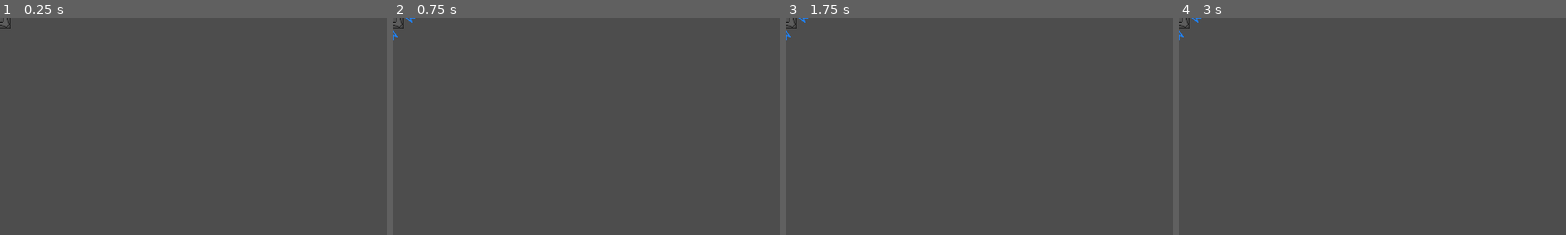
Above: before the commit, frames 1-4 (left to right).
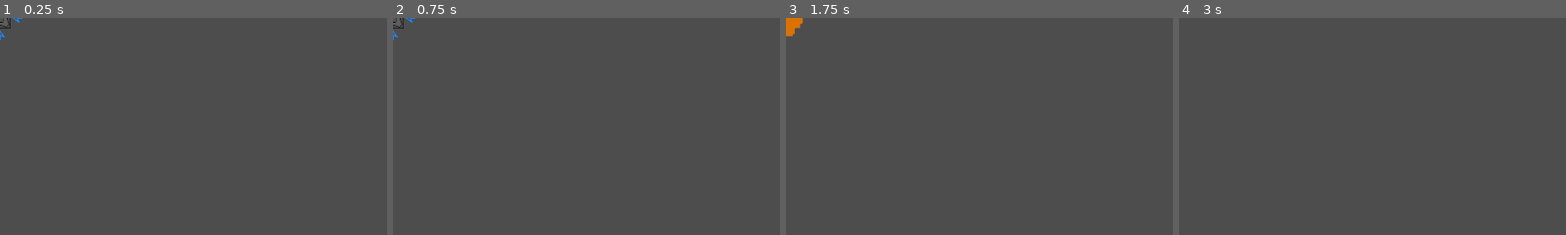
Above: after the commit, the same moments.

Repository: CesarGabriel26/Space-Factory
Game: Godot game, scene res://src/scenes/machines/trash.tscn
The game is run twice, just before and just after one commit, with the same random seed, the same clock (stepped at 60 frames per second) and the same inputs. This scene is started directly instead of the project's main scene.
Inputs (mouse positions are % of the whole screen's width and height, from its top left):
- Up to frame 1 (0.25 s): no input
- Up to frame 2 (0.75 s): tap Enter at 0.5 s; move the mouse to (72, 45) at 0.52 s; hold D (right) from 0.53 s (still down); tap Z (deb) at 0.6 s; click (72, 45) at 0.67 s
- Up to frame 3 (1.75 s): tap Space at 1.25 s; move the mouse to (30, 55) at 1.27 s; release D (right) at 1.28 s; hold S (down) from 1.28 s (still down); click (30, 55) at 1.35 s
- Up to frame 4 (3 s): move the mouse to (60, 28) at 2.02 s; release S (down) at 2.03 s; hold D (right) 2.03-2.78 s; tap R (rotate) at 2.1 s; tap Enter at 2.75 s; move the mouse to (45, 70) at 2.77 s; hold W (up) from 2.78 s (still down); tap Mouse wheel down (scroll down) at 2.85 s; click (45, 70) at 2.92 s
The pictures show only the part of the screen within x 0-50%, y 0-50%; the shares and areas given below are measured in that part.

The runs differ from the first frame. In frame 1, less than 0.1% of the frame differs, in the area x 0-6%, y 0-11%; in frame 2, nothing differs; in frame 3, 0.3%; in frame 4, less than 0.1%.

Commit message:
feat: explosion effect and BaseBlock Properties 02/09/2024 - 07:12

Diff:
--- /dev/null
+++ b/src/resources/effects/ExplosionEffect.gd
@@ -0,0 +1,23 @@
+extends CPUParticles2D
+
+@onready var area_2d = $Area2D
+
+var damage_base = 100  # Dano máximo no centro da explosão
+
+func explode():
+	emitting = true
+	await get_tree().create_timer(.1).timeout
+	var overlapping_bodies = area_2d.get_overlapping_bodies()
+	apply_damage_to_bodies(overlapping_bodies)
+
+func apply_damage_to_bodies(bodies):
+	for body in bodies:
+		var distance = global_position.distance_to(body.global_position)
+		var damage = damage_base * (1 - (distance / 128))  # Raio de 64, dano diminui com a distância
+		if damage > 0:
+			body.take_damage(damage)
+		else:
+			print(damage)
+
+	await  get_tree().create_timer(1).timeout
+	queue_free()
--- /dev/null
+++ b/src/resources/effects/ExplosionEffect.tscn
@@ -0,0 +1,41 @@
+[gd_scene load_steps=5 format=3 uid="uid://b83s0x3mwxuof"]
+
+[ext_resource type="Script" path="res://src/resources/effects/ExplosionEffect.gd" id="1_g4hap"]
+
+[sub_resource type="Curve" id="Curve_gvce7"]
+_data = [Vector2(0, 1), 0.0, 0.0, 0, 0, Vector2(1, 0), 0.0, 0.0, 0, 0]
+point_count = 2
+
+[sub_resource type="Gradient" id="Gradient_illfi"]
+offsets = PackedFloat32Array(0, 0.565854, 1)
+colors = PackedColorArray(1, 1, 1, 1, 0.389287, 0.389287, 0.389287, 1, 0, 0, 0, 0)
+
+[sub_resource type="CircleShape2D" id="CircleShape2D_ieft6"]
+radius = 80.0
+
+[node name="ExplosionEffect" type="CPUParticles2D"]
+self_modulate = Color(1, 0.517647, 0, 1)
+emitting = false
+amount = 250
+lifetime = 0.5
+one_shot = true
+explosiveness = 1.0
+local_coords = true
+spread = 180.0
+gravity = Vector2(0, 0)
+initial_velocity_min = 0.5
+initial_velocity_max = 250.0
+orbit_velocity_max = 1.0
+scale_amount_min = 0.0
+scale_amount_max = 15.0
+scale_amount_curve = SubResource("Curve_gvce7")
+color_ramp = SubResource("Gradient_illfi")
+hue_variation_max = 1.0
+script = ExtResource("1_g4hap")
+
+[node name="Area2D" type="Area2D" parent="."]
+collision_layer = 4
+collision_mask = 4
+
+[node name="CollisionShape2D" type="CollisionShape2D" parent="Area2D"]
+shape = SubResource("CircleShape2D_ieft6")
--- a/src/scenes/main.tscn
+++ b/src/scenes/main.tscn
@@ -105,6 +105,7 @@
 layout_mode = 2
 
 [node name="BuildMenu" type="PanelContainer" parent="CanvasLayer/Ui/BuildMenu"]
+visible = false
 layout_mode = 1
 anchors_preset = 10
 anchor_right = 1.0
--- /dev/null
+++ b/src/scripts/BaseScripts/BaseBlock.gd
@@ -0,0 +1,85 @@
+extends StaticBody2D
+class_name BaseBlock
+
+@onready var ExplosionEffect = preload("res://src/resources/effects/ExplosionEffect.tscn")
+
+@export_category("Properties")
+## Vida total do bloco
+@export var life = 10
+
+## Resistência a ser congelado (valores mais altos indicam maior resistência)
+@export var cold_resistence = 1
+
+## A taxa de mudança para o azul
+@export var freeze_rate = 0.1
+
+## Resistência a explosões (valores mais altos indicam maior resistência)
+@export var explosion_resistence = 1
+
+## Resistencia a pegar fogo (valores mais altos indicam maior resistência)
+@export var heat_resistence = 1
+
+## Chance de pegar fogo (valores mais altos indicam maior probabilidade)
+@export var flammability = 0.1
+
+## Velocidade de queima (quanto tempo leva para queimar completamente)
+@export var burn_rate = 5.0
+
+## Durabilidade do bloco (afeta sua integridade ao longo do tempo)
+@export var durability = 100
+
+## Efeito ao ambiente (pode ser usado para alterar atributos como poluição)
+@export var environmental_impact = 0.1
+
+## Chance de gerar escória (ou outro resíduo) quando destruído
+@export var slag_yield = 0.05
+
+## Reduz a vida do bloco baseado em um dano especificado
+func take_damage(amount: float):
+	life -= amount
+	if life <= 0:
+		explode()
+
+## Simula a explosão do bloco
+func explode():
+	# Instancia a cena de explosão
+	var explosion_instance = ExplosionEffect.instantiate()
+	get_parent().add_child(explosion_instance)
+
+	# Posiciona a explosão na mesma posição do bloco
+	explosion_instance.position = global_position
+	explosion_instance.explode()
+	# Adiciona outras lógicas como causar dano a blocos vizinhos, etc.
+
+	# Remove o bloco após a explosão
+	queue_free()
+
+## Verifica se o bloco deve pegar fogo
+func check_ignite(heat_level: float):
+	if heat_level > heat_resistence and randf() < flammability:
+		ignite()
+
+## Simula o bloco pegando fogo
+func ignite():
+	# Código para aplicar efeitos visuais e de dano ao bloco
+	while life > 0:
+		take_damage(burn_rate)
+		await get_tree().create_timer(1.0).timeout # Espera 1 segundo entre cada "queima"
+	queue_free()
+
+## Reage a baixas temperaturas
+func freeze():
+	var current_modulate = self_modulate
+
+	# Aumenta a tonalidade azul com base no nível de congelamento
+	while current_modulate.b < 1.0:  # Limite máximo para o azul é 1.0
+		current_modulate.b += freeze_rate
+		self_modulate = current_modulate
+		await get_tree().create_timer(1.0).timeout  # Espera 1 segundo entre cada aumento de azul
+
+	# Pode adicionar efeitos colaterais como redução de durabilidade ou outras penalidades
+	durability -= 5  # Exemplo de penalidade na durabilidade
+
+func check_for_freeze(cold_level: float):
+	if cold_level > cold_resistence:
+		freeze()
--- a/src/scripts/BaseScripts/BaseMachine.gd
+++ b/src/scripts/BaseScripts/BaseMachine.gd
@@ -1,4 +1,4 @@
-extends StaticBody2D
+extends BaseBlock
 class_name BaseMachine
 
 signal ItemRecived
--- a/src/scripts/machines/trash.gd
+++ b/src/scripts/machines/trash.gd
@@ -6,9 +6,14 @@
 	pass
 
 func _process(delta):
-	update()
+	if preview : return
+	#update()
+	#
+	#for i in Outinventory:
+		#Outinventory.erase(i)
 
-	for i in Outinventory:
-		Outinventory.erase(i)
+	take_damage(.1)
+
+	await get_tree().create_timer(.5).timeout
 
 	pass
Binary file changed: src/img/sheets/props/MultiTilemachines.png
Binary file changed: src/img/sheets/props/SingleTileMachines.png
